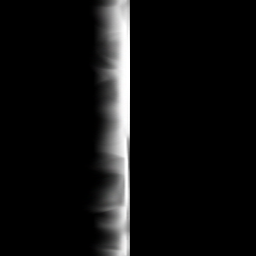
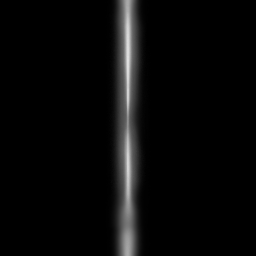
Layered file, before and after one edit (256px x 256px). Changes by layer:
added layer "Layer 4" above "Layer 2" over left=105, top=0, right=148, bottom=256
hid "Layer 2" over left=84, top=0, right=130, bottom=256
